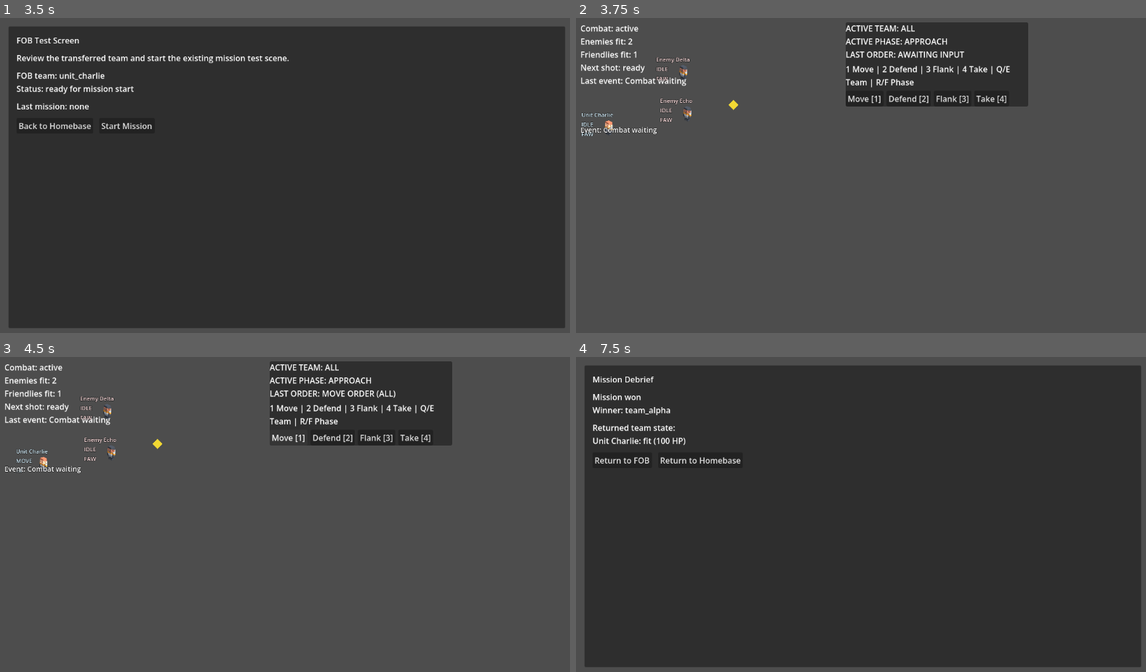
Above: before the commit, frames 1-4 (two rows, left to right).
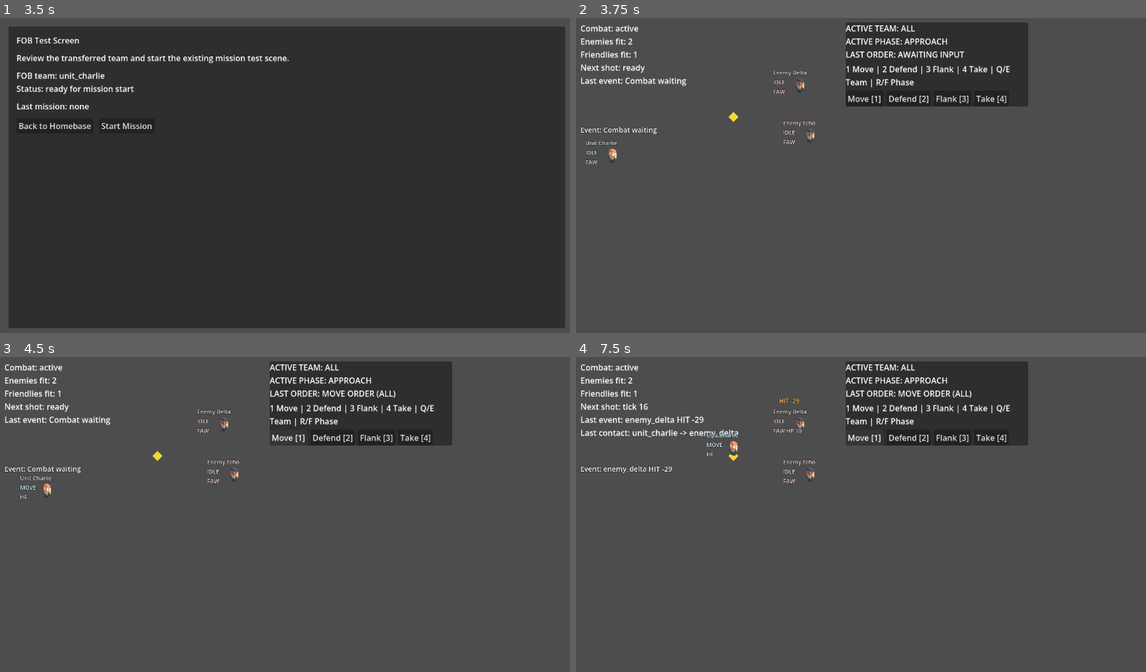
Above: after the commit, the same moments.

Repository: 0klabauta0-jpg/Sternenbuergerchen
Game: Godot game, scene res://scenes/meta/meta_layer_test.tscn
Same seed, same stepped clock (60 frames per second), same inputs: the game is played once before the commit and once after it.
Inputs (mouse positions are in pixels of both pictures, inside the frame that each line leads up to):
- Up to frame 1 (3.5 s): click "Unit Alpha (unit_alpha / team…" at 0.5 s; click "Unit Bravo (unit_bravo / team…" at 1.25 s; click "Unit Charlie (unit_charlie / …" at 2 s; click "Transfer Team to FOB" at 2.75 s
- Up to frame 2 (3.75 s): click "Start Mission" at 3.5 s
- Up to frame 3 (4.5 s): click "Move [1]" at 4.25 s
- Up to frame 4 (7.5 s): click "Defend [2]" at 5 s; click "Flank [3]" at 5.75 s; click (992, 438) at 6.5 s, where only the run after the commit has a clickable "Take [4]"; click (866, 438) at 7.25 s, where only the run after the commit has a clickable "Move [1]"

Frame 1 is identical in both runs. In frame 2, 0.7% of the frame differs, in the area x 1-42%, y 12-47%; in frame 3, 0.7%; in frame 4, 86%, in the area x 0-100%, y 1-99%.

Commit message:
Adjust tactical slice tempo and engagement distance

Diff:
--- a/scenes/tests/mission_reactivity_test.tscn
+++ b/scenes/tests/mission_reactivity_test.tscn
@@ -43,7 +43,7 @@
 script = ExtResource("6_leader")
 
 [node name="TargetMarker" type="Marker2D" parent="."]
-position = Vector2(320, 180)
+position = Vector2(320, 204)
 
 [node name="TargetVisual" type="Polygon2D" parent="TargetMarker"]
 color = Color(0.95, 0.85, 0.2, 1)
@@ -51,7 +51,7 @@
 
 [node name="UnitAlpha" type="Node2D" parent="."]
 script = ExtResource("7_unit")
-position = Vector2(72, 120)
+position = Vector2(48, 128)
 unit_id = "unit_alpha"
 display_name = "Unit Alpha"
 team_id = "team_alpha"
@@ -63,7 +63,7 @@
 
 [node name="UnitBravo" type="Node2D" parent="."]
 script = ExtResource("7_unit")
-position = Vector2(72, 180)
+position = Vector2(64, 212)
 unit_id = "unit_bravo"
 display_name = "Unit Bravo"
 team_id = "team_alpha"
@@ -75,7 +75,7 @@
 
 [node name="UnitCharlie" type="Node2D" parent="."]
 script = ExtResource("7_unit")
-position = Vector2(72, 240)
+position = Vector2(80, 296)
 unit_id = "unit_charlie"
 display_name = "Unit Charlie"
 team_id = "team_alpha"
@@ -87,7 +87,7 @@
 
 [node name="EnemyDelta" type="Node2D" parent="."]
 script = ExtResource("7_unit")
-position = Vector2(220, 130)
+position = Vector2(452, 156)
 unit_id = "enemy_delta"
 display_name = "Enemy Delta"
 team_id = "team_bravo"
@@ -99,7 +99,7 @@
 
 [node name="EnemyEcho" type="Node2D" parent="."]
 script = ExtResource("7_unit")
-position = Vector2(228, 212)
+position = Vector2(472, 256)
 unit_id = "enemy_echo"
 display_name = "Enemy Echo"
 team_id = "team_bravo"
@@ -151,7 +151,9 @@
 
 [node name="CombatLoopDriver" type="Node" parent="."]
 script = ExtResource("10_combat")
-contact_range = 220.0
+contact_range = 190.0
+damage_per_hit = 24
+ticks_between_attacks = 36
 simulation_root_path = NodePath("../SimulationRoot")
 status_label_path = NodePath("../StatusLabel")
 friendly_unit_paths = Array[NodePath]([NodePath("../UnitAlpha"), NodePath("../UnitBravo"), NodePath("../UnitCharlie")])
Not shown, changed: docs/IMPLEMENTATION_STATUS.md
